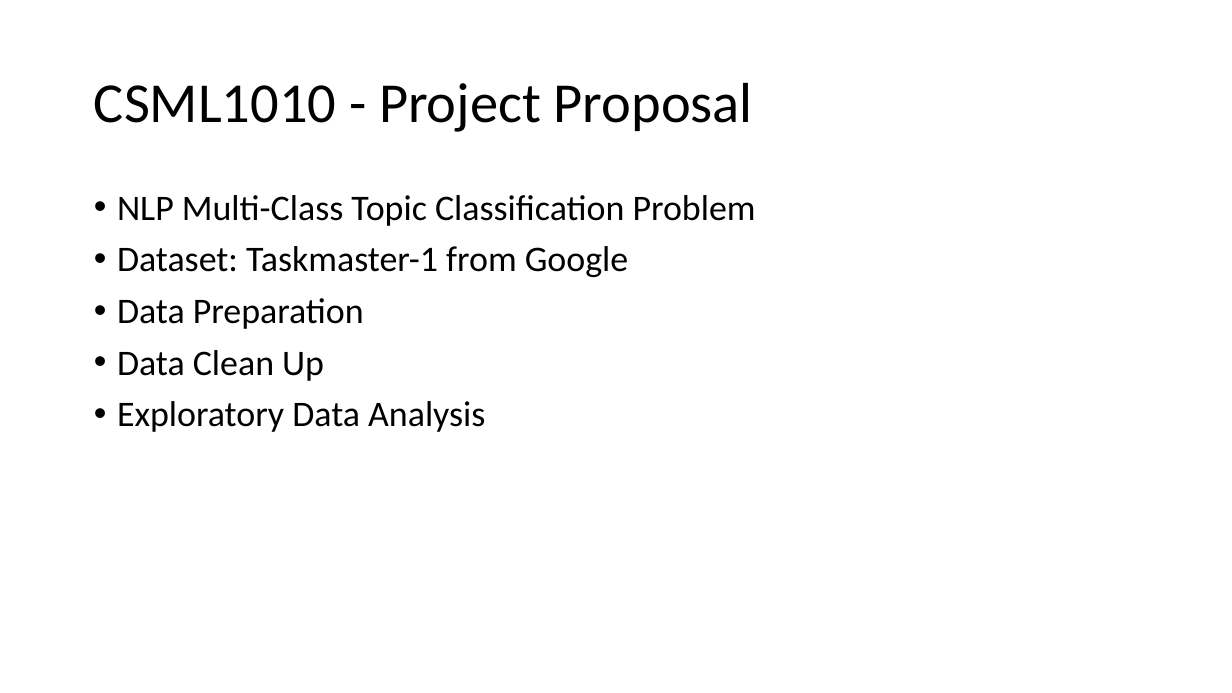
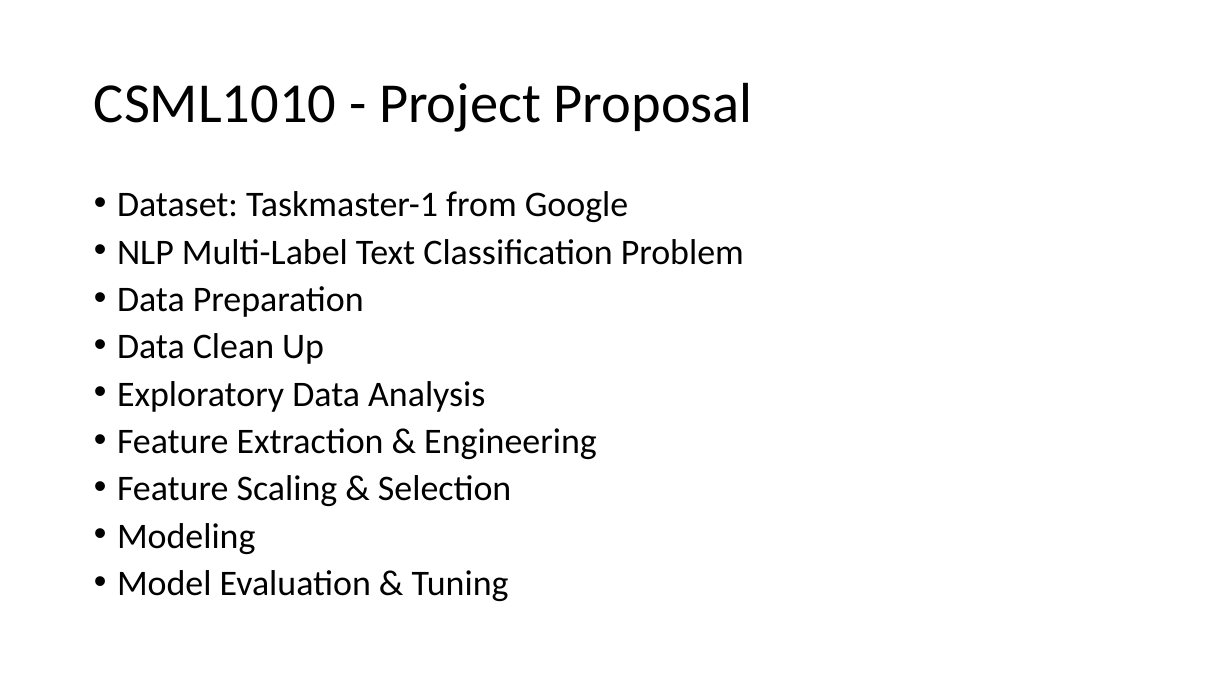
Before and after one commit to CSML1010-3-2020/NLPCourseProject, a slide deck: slide 2 of CSML1010_Group3_Project_Proposal.pptx. Drawn at 1232x693 pixels with LibreOffice and Linux fonts; fonts in the diff are those of the drawing. Boxes give left, top, right and bottom in pixels: in the first picture for what was removed or moved away, otherwise in the second. Text is boxed around its words. In the diff, an @@ line names an element or a change of style, - is before the commit and + after.

Commit message:
Initial Feature Engineering file added.

```diff
--- a/CSML1010_Group3_Project_Proposal.pptx
+++ b/CSML1010_Group3_Project_Proposal.pptx
@@ text at [117,195,756,226]: paragraph removed @@
-• NLP Multi-Class Topic Classification Problem
@@ text at [117,191,628,412]: line spacing 0.9 to 0.8 @@
@@ text at [117,239,744,265]: paragraph added @@
+• NLP Multi-Label Text Classification Problem
@@ text at [117,428,597,601]: paragraphs added @@
+• Feature Extraction & Engineering
+• Feature Scaling & Selection
+• Modeling
+• Model Evaluation & Tuning
```
Also in this commit, not shown: 4 other slides changed, 8 slides added, 1 slide removed, 2 other files.
